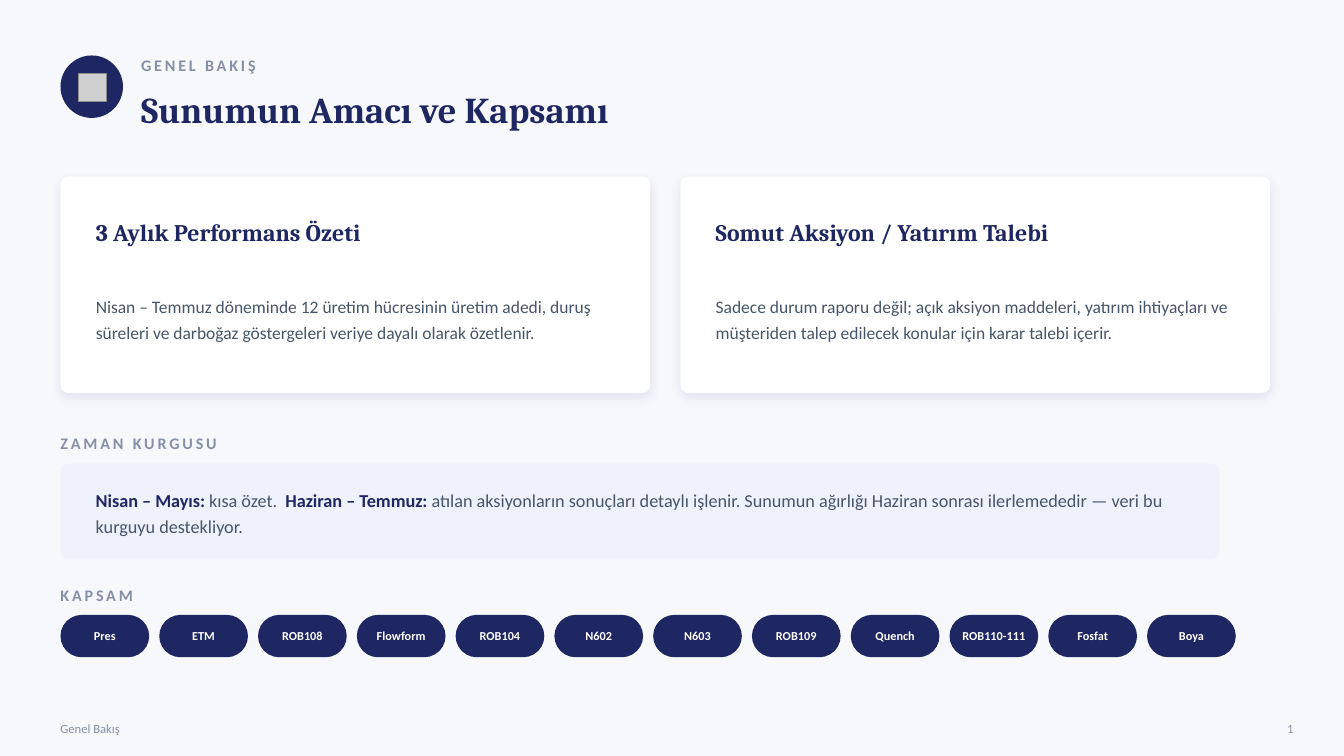
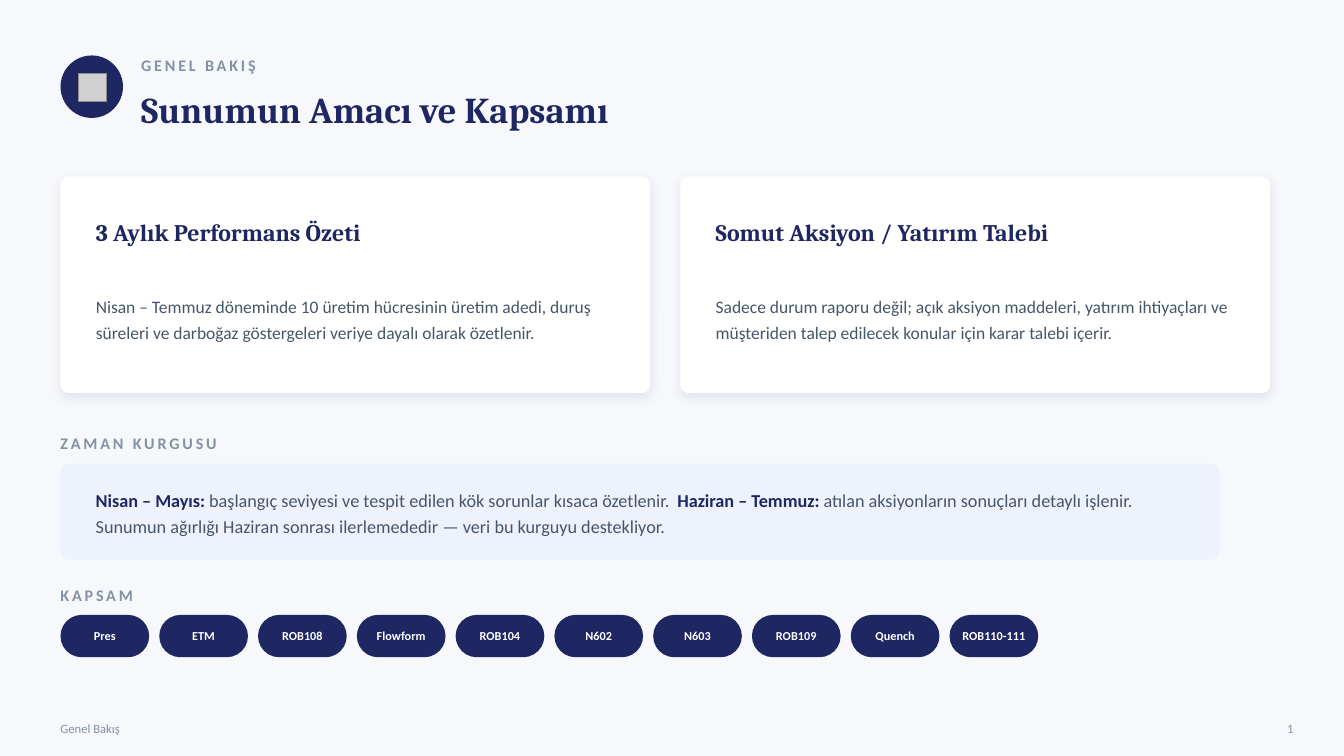
Before and after one commit to sgtdali/ManufUI, a slide deck: slide 2 of docs/sunumlar/Repkon-HF901-Ust-Yonetim-Sunumu-2026-07.pptx. Drawn at 1344x756 pixels with LibreOffice and Linux fonts; fonts in the diff are those of the drawing; grey boxes stand for pictures. Boxes give left, top, right and bottom in pixels: in the first picture for what was removed or moved away, otherwise in the second. Text is boxed around its words. In the diff, an @@ line names an element or a change of style, - is before the commit and + after.

```diff
--- a/docs/sunumlar/Repkon-HF901-Ust-Yonetim-Sunumu-2026-07.pptx
+++ b/docs/sunumlar/Repkon-HF901-Ust-Yonetim-Sunumu-2026-07.pptx
@@ text at <box>96,301,590,342</box>: text changed @@
-Nisan – Temmuz döneminde 12 üretim hücresinin üretim adedi, duruş süreleri ve darboğaz göstergeleri veriye dayalı olarak özetlenir.
+Nisan – Temmuz döneminde 10 üretim hücresinin üretim adedi, duruş süreleri ve darboğaz göstergeleri veriye dayalı olarak özetlenir.
@@ text at <box>96,494,1132,536</box>: text changed @@
-Nisan – Mayıs: kısa özet. Haziran – Temmuz: atılan aksiyonların sonuçları detaylı işlenir. Sunumun ağırlığı Haziran sonrası ilerlemededir — veri bu kurguyu destekliyor.
+Nisan – Mayıs: başlangıç seviyesi ve tespit edilen kök sorunlar kısaca özetlenir. Haziran – Temmuz: atılan aksiyonların sonuçları detaylı işlenir. Sunumun ağırlığı Haziran sonrası ilerlemededir — veri bu kurguyu destekliyor.
@@ rounded rectangle removed at <box>1049,615,1137,657</box> @@
@@ rounded rectangle removed at <box>1147,615,1236,657</box> @@
@@ text removed at <box>1077,631,1108,640</box> @@
-Fosfat
@@ text removed at <box>1179,632,1204,642</box> @@
-Boya
```
Also in this commit, not shown: 23 other slides changed, 2 slides removed, 12 other files.
